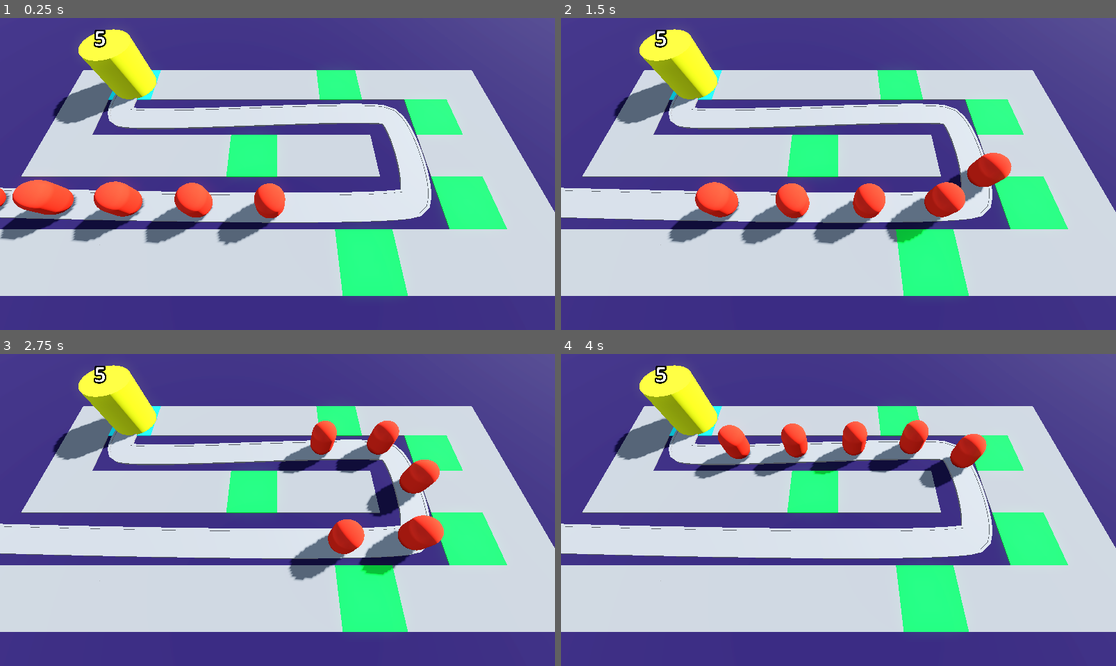
Above: before the commit, frames 1-4 (two rows, left to right).
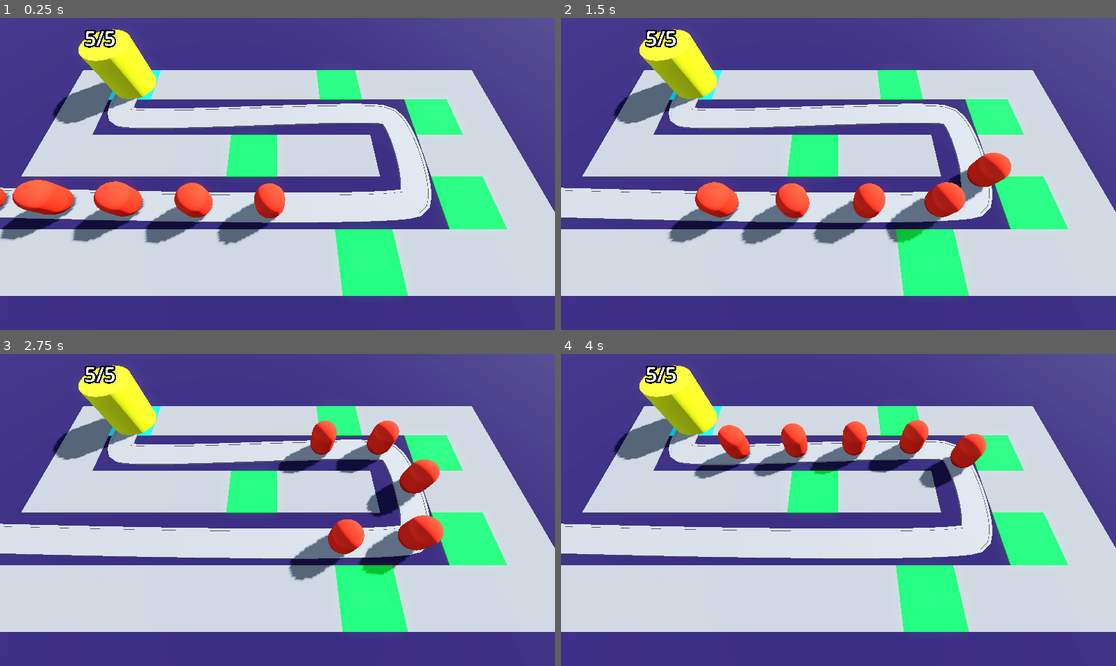
Above: after the commit, the same moments.

Repository: DrDuckson/Barbarian_Blaster
Game: Godot game, scene res://scenes/main.tscn
Same seed, same stepped clock (60 frames per second), same inputs: the game is played once before the commit and once after it.
Inputs:
- Up to frame 1 (0.25 s): no input
- Up to frame 2 (1.5 s): no input
- Up to frame 3 (2.75 s): no input
- Up to frame 4 (4 s): no input

The runs differ from the first frame. In frame 1, 0.3% of the frame differs, in the area x 15-21%, y 3-10%; in frame 2, 0.3%; in frame 3, 0.3%; in frame 4, 0.3%.

Commit message:
Added color change with lerp function on decreasing health

Diff:
--- a/scripts/basis.gd
+++ b/scripts/basis.gd
@@ -6,7 +6,10 @@
 	set(health_in):
 		current_health = health_in
 		print("health was changed")
-		label_3d.text = str(current_health)
+		label_3d.text = str(current_health) + "/" + str(max_health)
+		var red: Color = Color.RED
+		var white: Color = Color.WHITE
+		label_3d.modulate = red.lerp(white, float(current_health) / float(max_health))
 		if current_health < 1:
 			get_tree().reload_current_scene()
 
@@ -14,7 +17,6 @@
 
 func _ready() -> void:
 	current_health = max_health
-	#label_3d.text = str(max_health)
 
 func take_damage() -> void:
 	print("Damage dealt to base")
